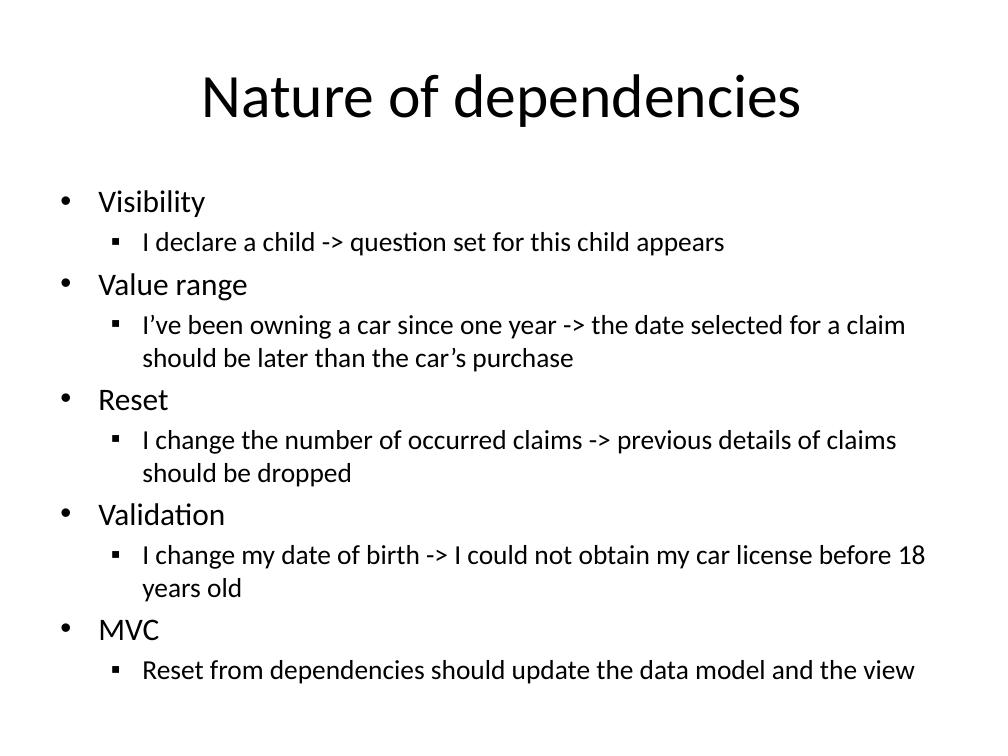
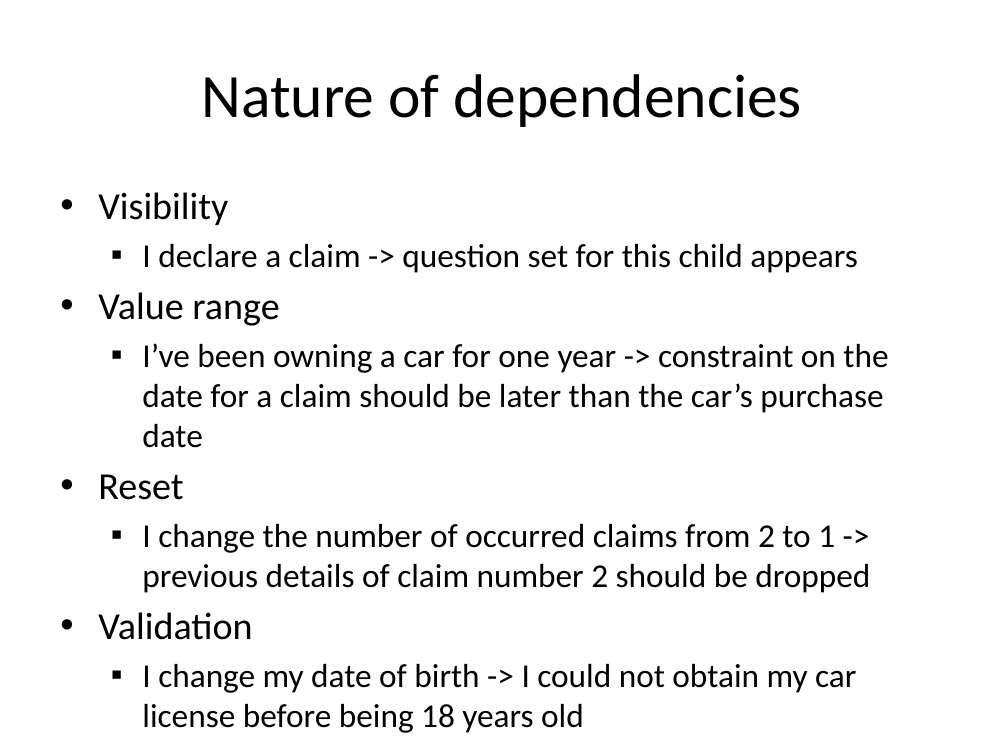
Before and after one commit to lesfurets/mdl4ui, a slide deck: slide 5 of mdl4ui-docs/mdl4ui_cg2013.pptx. Drawn at 1008x756 pixels with LibreOffice and Linux fonts; fonts in the diff are those of the drawing. Boxes give left, top, right and bottom in pixels: in the first picture for what was removed or moved away, otherwise in the second. Text is boxed around its words. In the diff, an @@ line names an element or a change of style, - is before the commit and + after.

Commit message:
udpated field & screen class diagrams
typo in PPT

```diff
--- a/mdl4ui-docs/mdl4ui_cg2013.pptx
+++ b/mdl4ui-docs/mdl4ui_cg2013.pptx
@@ text at (x1=98, y1=192, x2=279, y2=640): size 22.4 to 27.2 pt in "Visibility", "Value range", "Reset", "Validation" @@
@@ text at (x1=142, y1=244, x2=858, y2=273): text changed; size 19.6 to 23.8 pt @@
-  ▪ I declare a child -> question set for this child appears
+  ▪ I declare a claim -> question set for this child appears
@@ text at (x1=142, y1=343, x2=888, y2=448): text changed; size 19.6 to 23.8 pt @@
-  ▪ I’ve been owning a car since one year -> the date selected for a claim should be later than the car’s purchase
+  ▪ I’ve been owning a car for one year -> constraint on the date for a claim should be later than the car’s purchase date
@@ text at (x1=142, y1=524, x2=870, y2=593): text changed; size 19.6 to 23.8 pt @@
-  ▪ I change the number of occurred claims -> previous details of claims should be dropped
+  ▪ I change the number of occurred claims from 2 to 1 -> previous details of claim number 2 should be dropped
@@ text at (x1=142, y1=664, x2=856, y2=733): text changed; size 19.6 to 23.8 pt @@
-  ▪ I change my date of birth -> I could not obtain my car license before 18 years old
-• MVC
-  ▪ Reset from dependencies should update the data model and the view
+  ▪ I change my date of birth -> I could not obtain my car license before being 18 years old
```
Also in this commit, not shown: 10 other slides changed, 3 other files.
